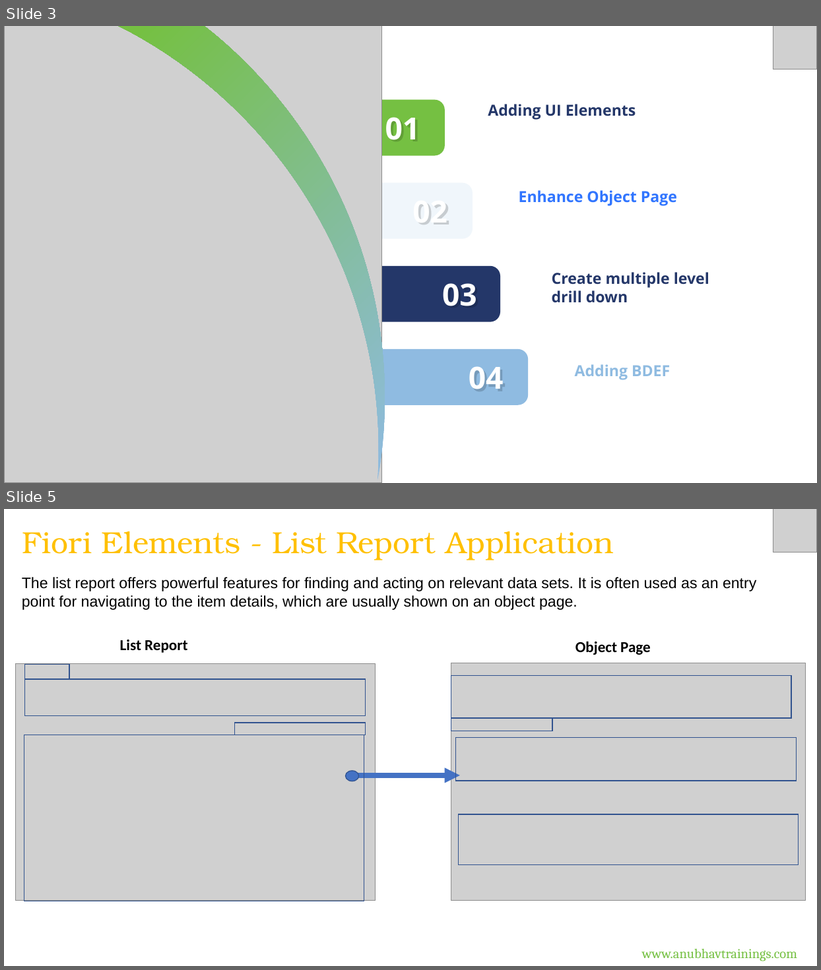
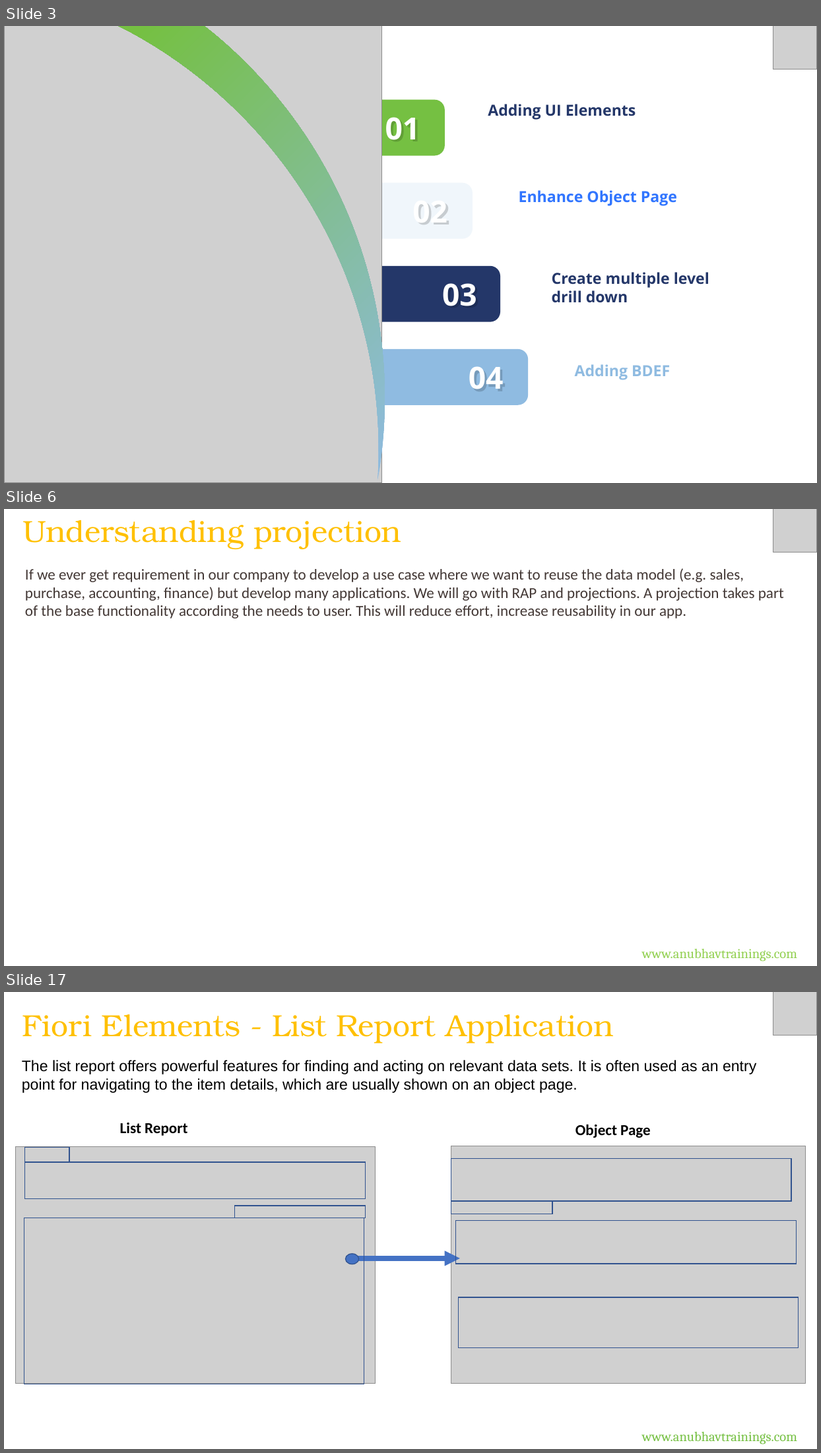
Before and after one commit to soyuztechnologies/RAP_Training_Applied_Materials, a slide deck: Day 6/DAY-6.pptx. Shown one above the other, each under a label of ours: slides 3 and 5 before the commit, slides 3, 6 and 17 after it; the slides between them are not shown. The pictures are 821x970 and 821x1453 pixels, drawn with LibreOffice and Linux fonts; fonts in the diff are those of the drawing; grey boxes stand for pictures. Boxes give left, top, right and bottom in pixels: in the first picture for what was removed or moved away, otherwise in the second. Text is boxed around its words. In the diff, an @@ line names an element or a change of style, - is before the commit and + after.

```diff
--- a/Day 6/DAY-6.pptx
+++ b/Day 6/DAY-6.pptx
@@ slide 6 added at (x1=4, y1=509, x2=817, y2=966), background #FFFFFF @@
@@ text added at (x1=23, y1=520, x2=401, y2=549), 36 pt, text #FFC000 @@
+Understanding projection
@@ picture added at (x1=773, y1=509, x2=817, y2=553) @@
@@ text added at (x1=25, y1=568, x2=784, y2=619), 18 pt, text #433835 @@
+If we ever get requirement in our company to develop a use case where we want to reuse the data model (e.g. sales, purchase, accounting, finance) but develop many applications. We will go with RAP and projections. A projection takes part of the base functionality according the needs to user. This will reduce effort, increase reusability in our app.
@@ text added at (x1=642, y1=949, x2=797, y2=962), 16 pt, text #92D050 @@
+www.anubhavtrainings.com
@@ what was slide 5 is now slide 17 @@
```
Also in this commit, not shown: 1 slide changed, 11 other slides added, 4 other files.
